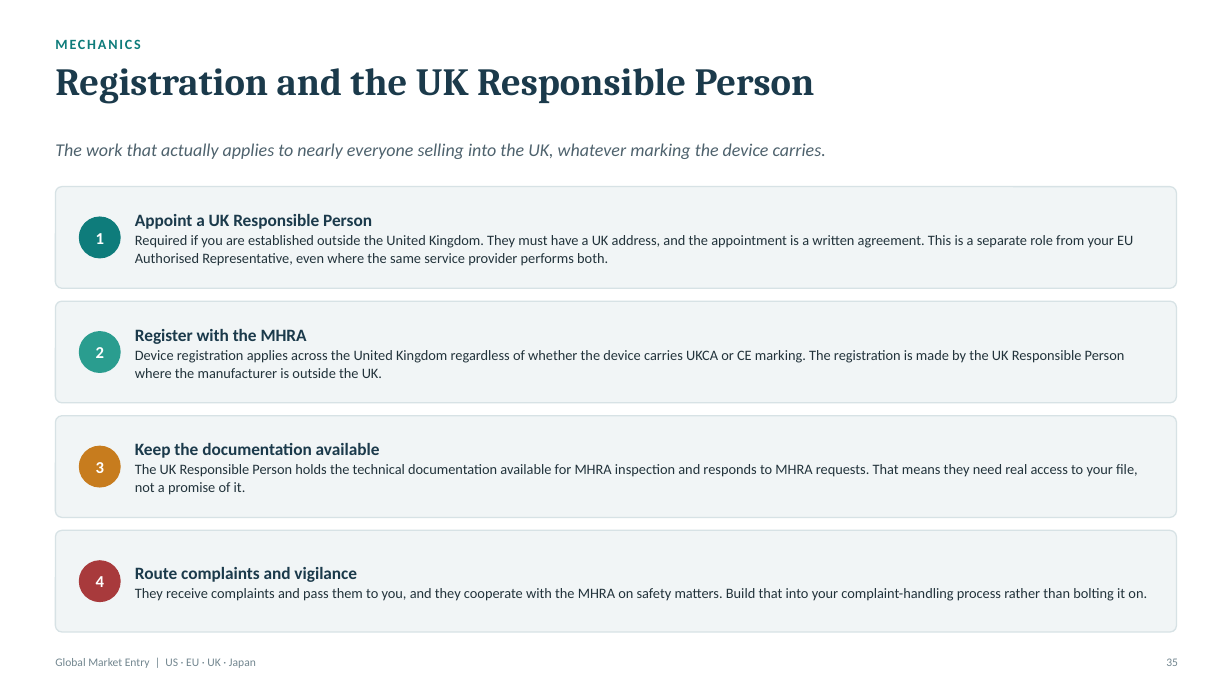
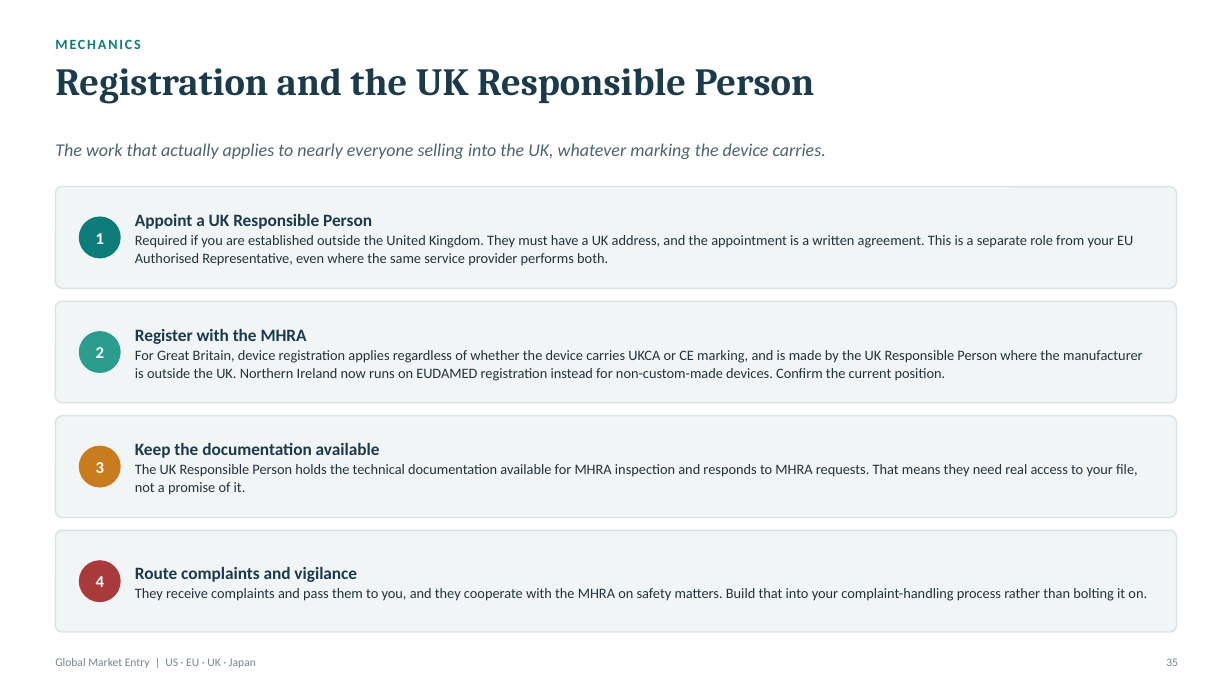
Before and after one commit to Jordantelder/my-website, a slide deck: slide 35 of seminars/global-market-entry/Global_Market_Entry_Seminar.pptx. Drawn at 1232x693 pixels with LibreOffice and Linux fonts; fonts in the diff are those of the drawing. Boxes give left, top, right and bottom in pixels: in the first picture for what was removed or moved away, otherwise in the second. Text is boxed around its words. In the diff, an @@ line names an element or a change of style, - is before the commit and + after.

```diff
--- a/seminars/global-market-entry/Global_Market_Entry_Seminar.pptx
+++ b/seminars/global-market-entry/Global_Market_Entry_Seminar.pptx
@@ text at (x1=135, y1=350, x2=1143, y2=381): text changed @@
-Device registration applies across the United Kingdom regardless of whether the device carries UKCA or CE marking. The registration is made by the UK Responsible Person where the manufacturer is outside the UK.
+For Great Britain, device registration applies regardless of whether the device carries UKCA or CE marking, and is made by the UK Responsible Person where the manufacturer is outside the UK. Northern Ireland now runs on EUDAMED registration instead for non-custom-made devices. Confirm the current position.
```
Also in this commit, not shown: 3 other slides changed, 2 other files.
